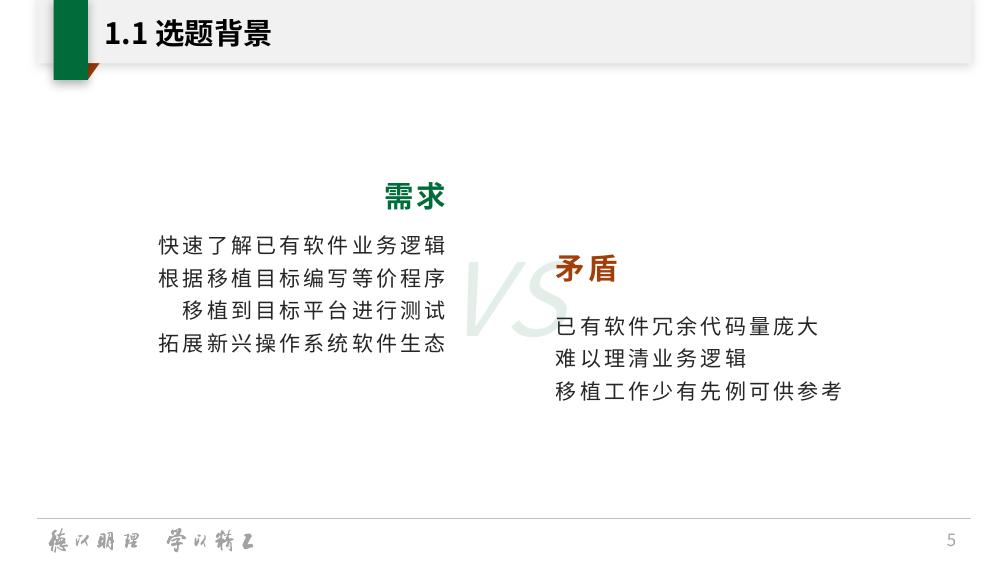
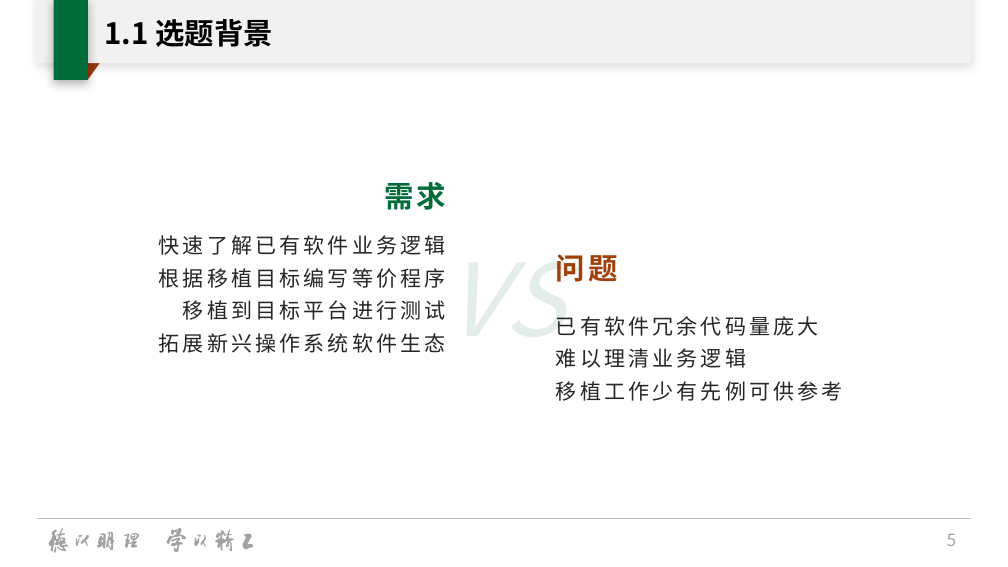
Before and after one commit to oscourse-tsinghua/openingreport-fze2023, a slide deck: slide 5 of slide.pptx. Drawn at 1008x567 pixels with LibreOffice and Linux fonts; fonts in the diff are those of the drawing; background and template pictures are left out. Boxes give left, top, right and bottom in pixels: in the first picture for what was removed or moved away, otherwise in the second. Text is boxed around its words. In the diff, an @@ line names an element or a change of style, - is before the commit and + after.

```diff
--- a/slide.pptx
+++ b/slide.pptx
@@ text at box(556, 254, 618, 282): text changed @@
-矛盾
+问题
```
Also in this commit, not shown: 5 other slides changed, 1 slide removed.
